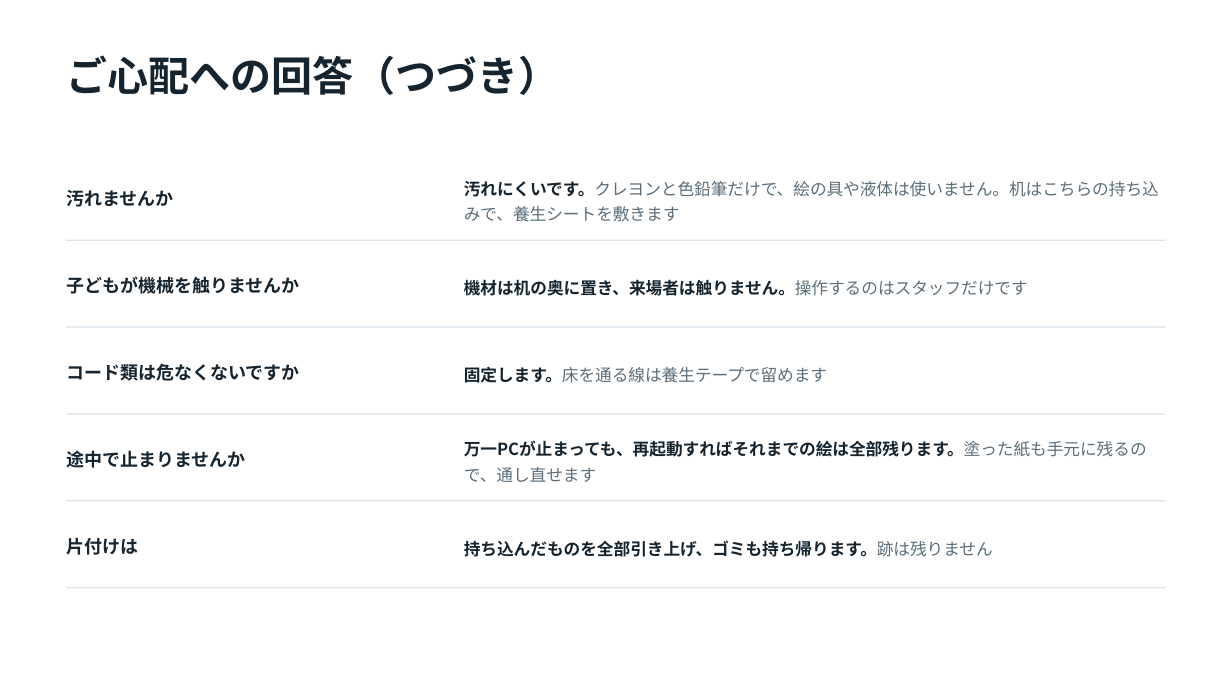
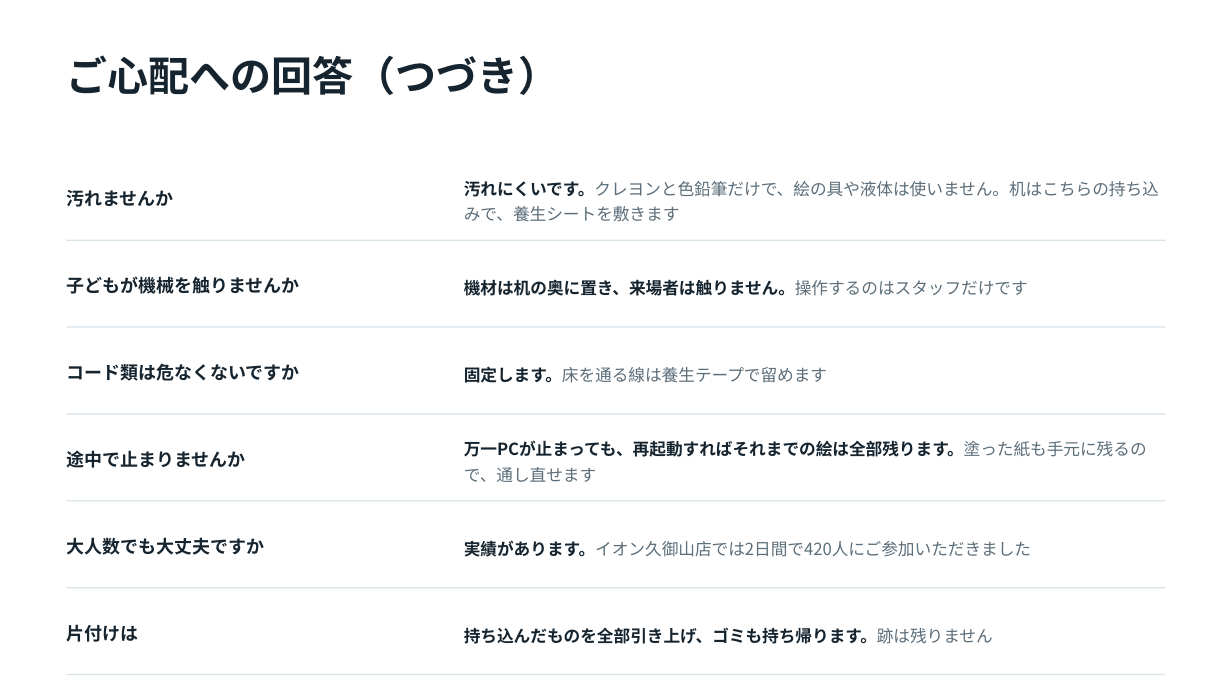
Before and after one commit to manakikido-jpg/PaintingsAquarium, a slide deck: slide 11 of docs/お絵かき水族館-企画書.pptx (slide 9 before the commit). Drawn at 1232x693 pixels with LibreOffice and Linux fonts; fonts in the diff are those of the drawing. Boxes give left, top, right and bottom in pixels: in the first picture for what was removed or moved away, otherwise in the second. Text is boxed around its words. In the diff, an @@ line names an element or a change of style, - is before the commit and + after.

```diff
--- a/docs/お絵かき水族館-企画書.pptx
+++ b/docs/お絵かき水族館-企画書.pptx
@@ text added at bbox=[66, 537, 264, 555], 14 pt, text #15242F, bold @@
+大人数でも大丈夫ですか
@@ text added at bbox=[464, 540, 1031, 557], 13 pt, text #5C6E7A @@
+実績があります。イオン久御山店では2日間で420人にご参加いただきました
@@ text "片付けは": place and size @@
-text "片付けは" at bbox=[66, 537, 138, 555]
+text "片付けは" at bbox=[66, 624, 138, 642]
@@ text "持ち込んだものを全部引き上げ、ゴミも持ち帰ります。跡は残りません": place and size @@
-text "持ち込んだものを全部引き上げ、ゴミも持ち帰ります。跡は残りません" at bbox=[464, 540, 993, 557]
+text "持ち込んだものを全部引き上げ、ゴミも持ち帰ります。跡は残りません" at bbox=[464, 627, 993, 644]
@@ line added from (67, 675) to (1165, 675), #D8E3EA 1 pt @@
```
Also in this commit, not shown: 8 other slides changed, 2 slides added, 6 other files.
